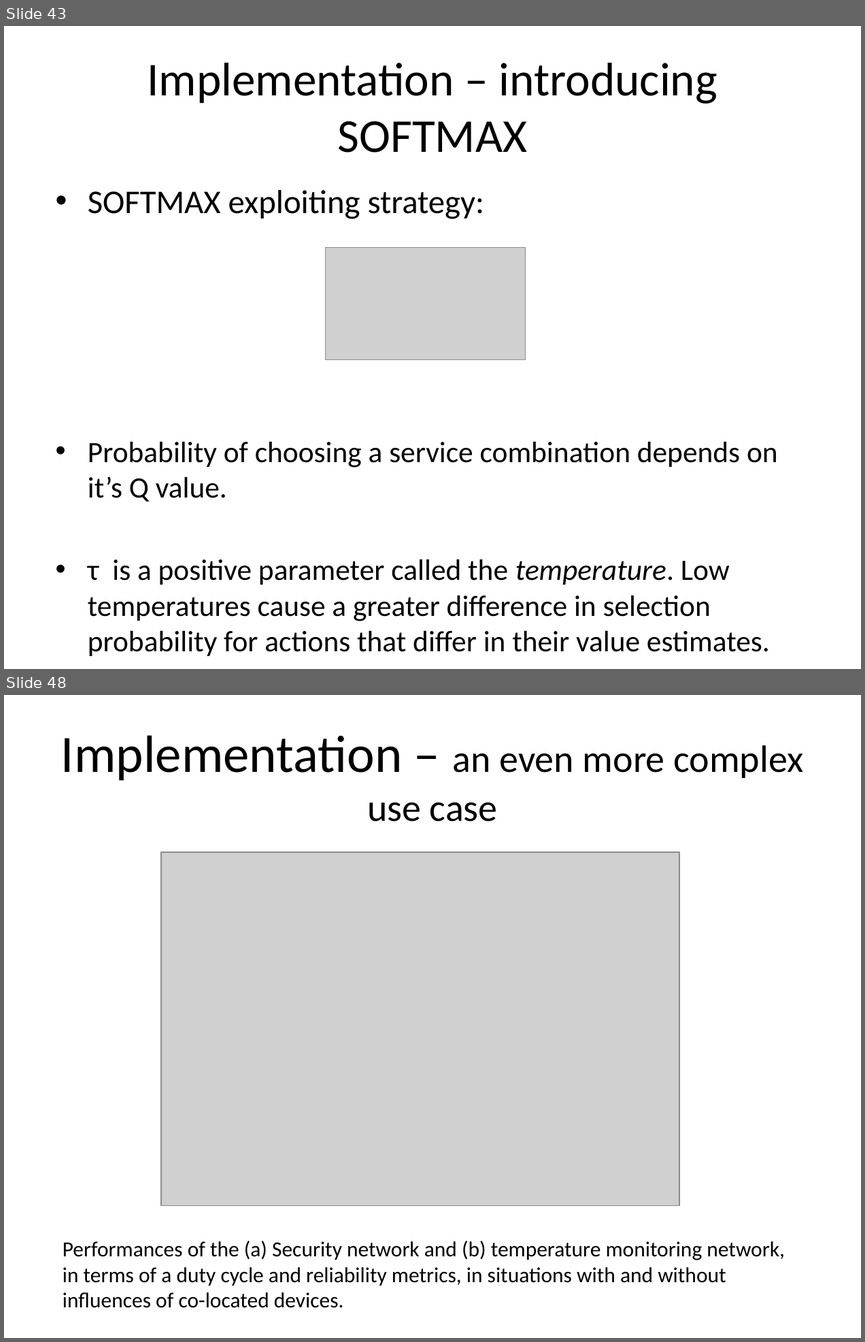
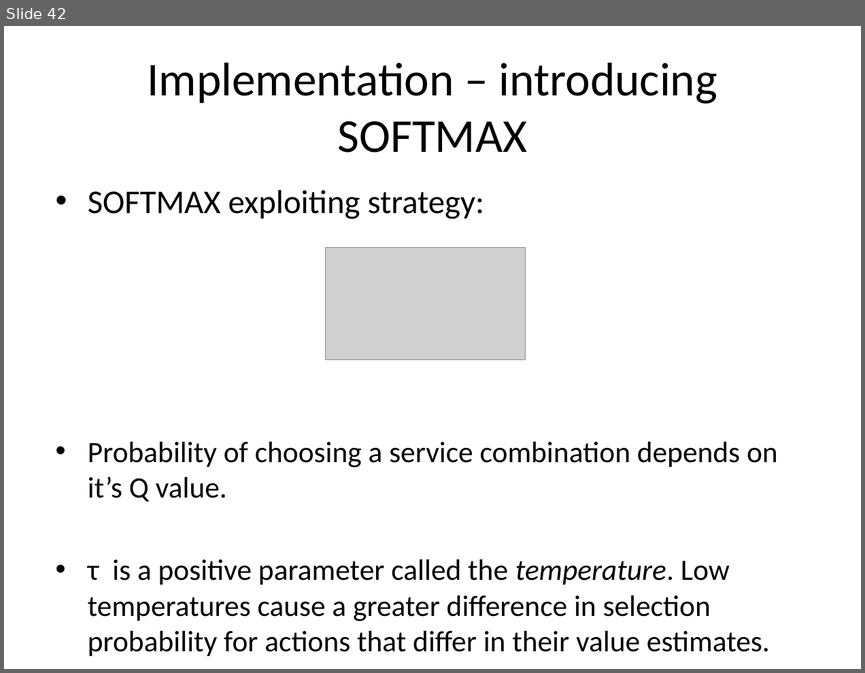
Before and after one commit to ro1208984/learning.java, a slide deck: Mobile Day presentation.pptx. Shown one above the other, each under a label of ours: slides 43 and 48 before the commit, slide 42 after it; the slides between them are not shown. The pictures are 865x1342 and 865x673 pixels, drawn with LibreOffice and Linux fonts; fonts in the diff are those of the drawing; grey boxes stand for pictures. Boxes give left, top, right and bottom in pixels: in the first picture for what was removed or moved away, otherwise in the second. Text is boxed around its words. In the diff, an @@ line names an element or a change of style, - is before the commit and + after.

```diff
--- a/Mobile Day presentation.pptx
+++ b/Mobile Day presentation.pptx
@@ slide 48 removed at bbox=[4, 695, 861, 1338], background #FFFFFF @@
@@ title removed at bbox=[61, 735, 803, 821] @@
-Implementation – an even more complex use case
@@ picture removed at bbox=[161, 852, 679, 1205] @@
@@ text removed at bbox=[62, 1240, 785, 1308] @@
-Performances of the (a) Security network and (b) temperature monitoring network,
-in terms of a duty cycle and reliability metrics, in situations with and without
-influences of co-located devices.
@@ what was slide 43 is now slide 42 @@
```
Also in this commit, not shown: 17 slides changed, 5 slides added, 1 other slide removed.
